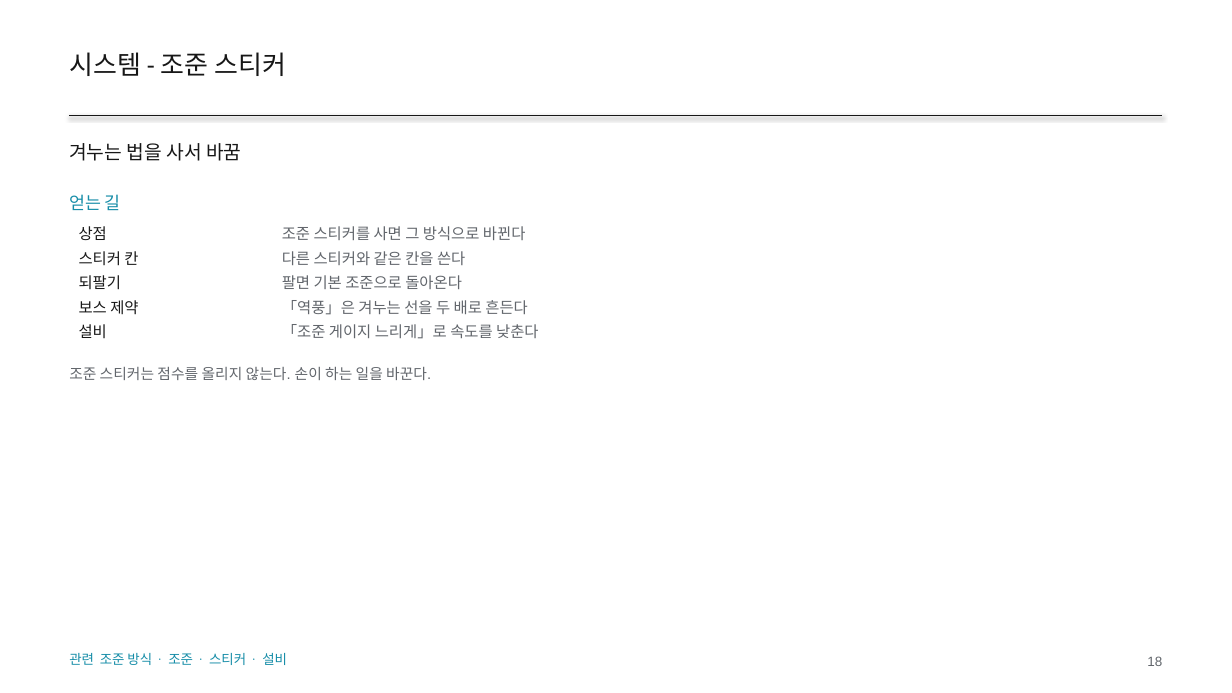
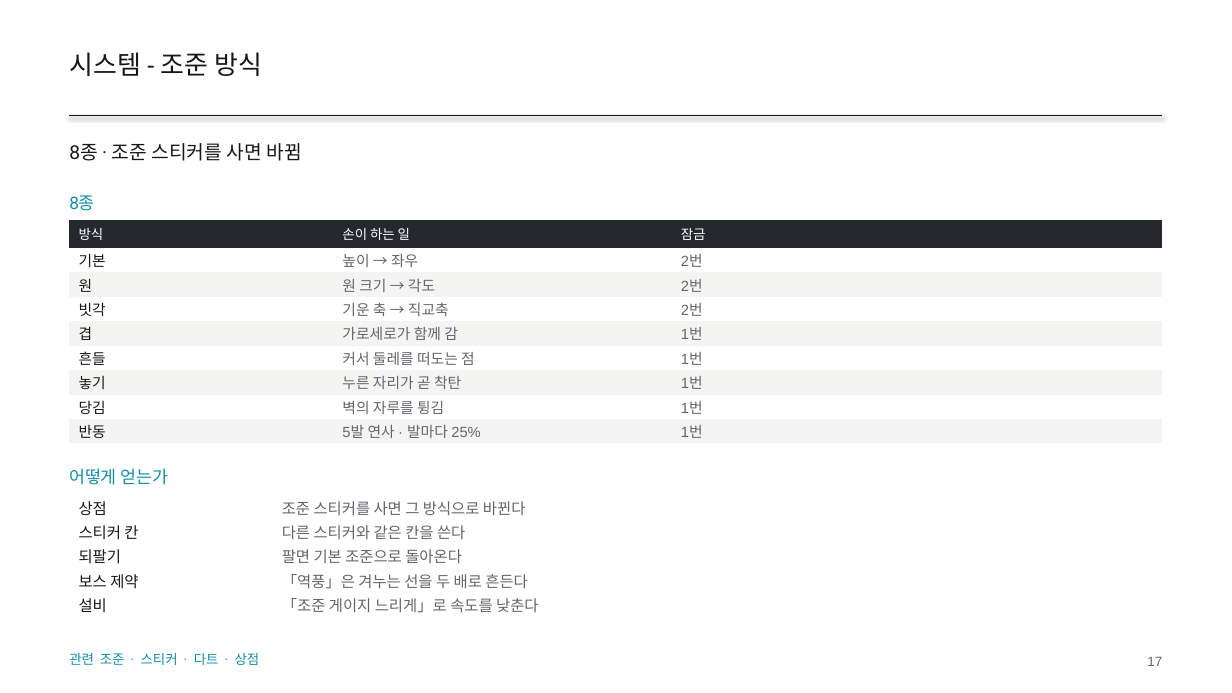
Before and after one commit to GGbong69/test-03, a slide deck: slide 17 of docs/HIGHTONE_기획서.pptx (slide 18 before the commit). Drawn at 1232x693 pixels with LibreOffice and Linux fonts; fonts in the diff are those of the drawing. Boxes give left, top, right and bottom in pixels: in the first picture for what was removed or moved away, otherwise in the second. Text is boxed around its words. In the diff, an @@ line names an element or a change of style, - is before the commit and + after.

```diff
--- a/docs/HIGHTONE_기획서.pptx
+++ b/docs/HIGHTONE_기획서.pptx
@@ text at [69, 52, 262, 76]: text changed @@
-시스템 - 조준 스티커
+시스템 - 조준 방식
@@ text at [69, 143, 301, 161]: text changed @@
-겨누는 법을 사서 바꿈
+8종 · 조준 스티커를 사면 바뀜
@@ text at [69, 195, 95, 211]: text changed @@
-얻는 길
+8종
@@ table added at [69, 220, 1163, 444], 9 rows, 3 columns @@
+방식 | 손이 하는 일 | 잠금
+기본 | 높이 → 좌우 | 2번
+원 | 원 크기 → 각도 | 2번
+빗각 | 기운 축 → 직교축 | 2번
+겹 | 가로세로가 함께 감 | 1번
+흔들 | 커서 둘레를 떠도는 점 | 1번
+놓기 | 누른 자리가 곧 착탄 | 1번
+당김 | 벽의 자루를 튕김 | 1번
+반동 | 5발 연사 · 발마다 25% | 1번
@@ text at [69, 468, 169, 485]: text changed; size 11.5 to 13.5 pt; font Arial to Roboto; text colour #62666C to #168DA8 @@
-조준 스티커는 점수를 올리지 않는다. 손이 하는 일을 바꾼다.
+어떻게 얻는가
@@ table: place and size @@
-table at [69, 220, 1163, 343]
+table at [69, 494, 1163, 617]
@@ text at [69, 653, 260, 665]: text changed @@
-관련 조준 방식 · 조준 · 스티커 · 설비
+관련 조준 · 스티커 · 다트 · 상점
@@ text at [1147, 657, 1162, 666]: text changed @@
-18
+17
```
Also in this commit, not shown: 28 other slides changed, 1 slide added, 1 slide removed, 3 other files.
